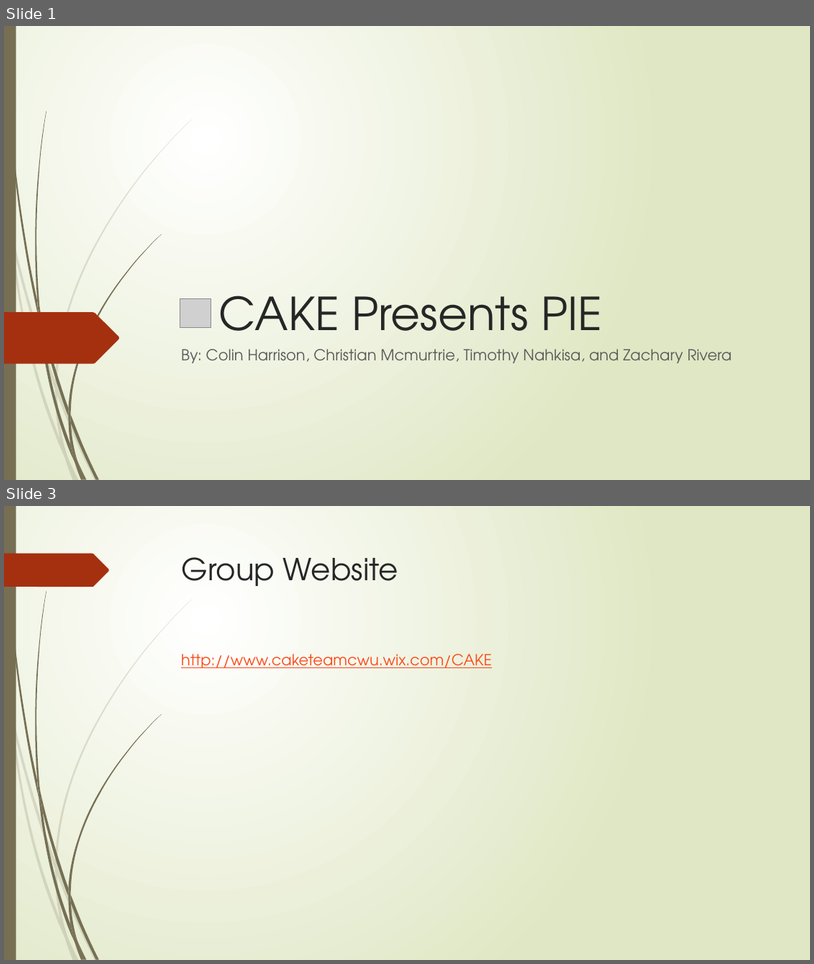
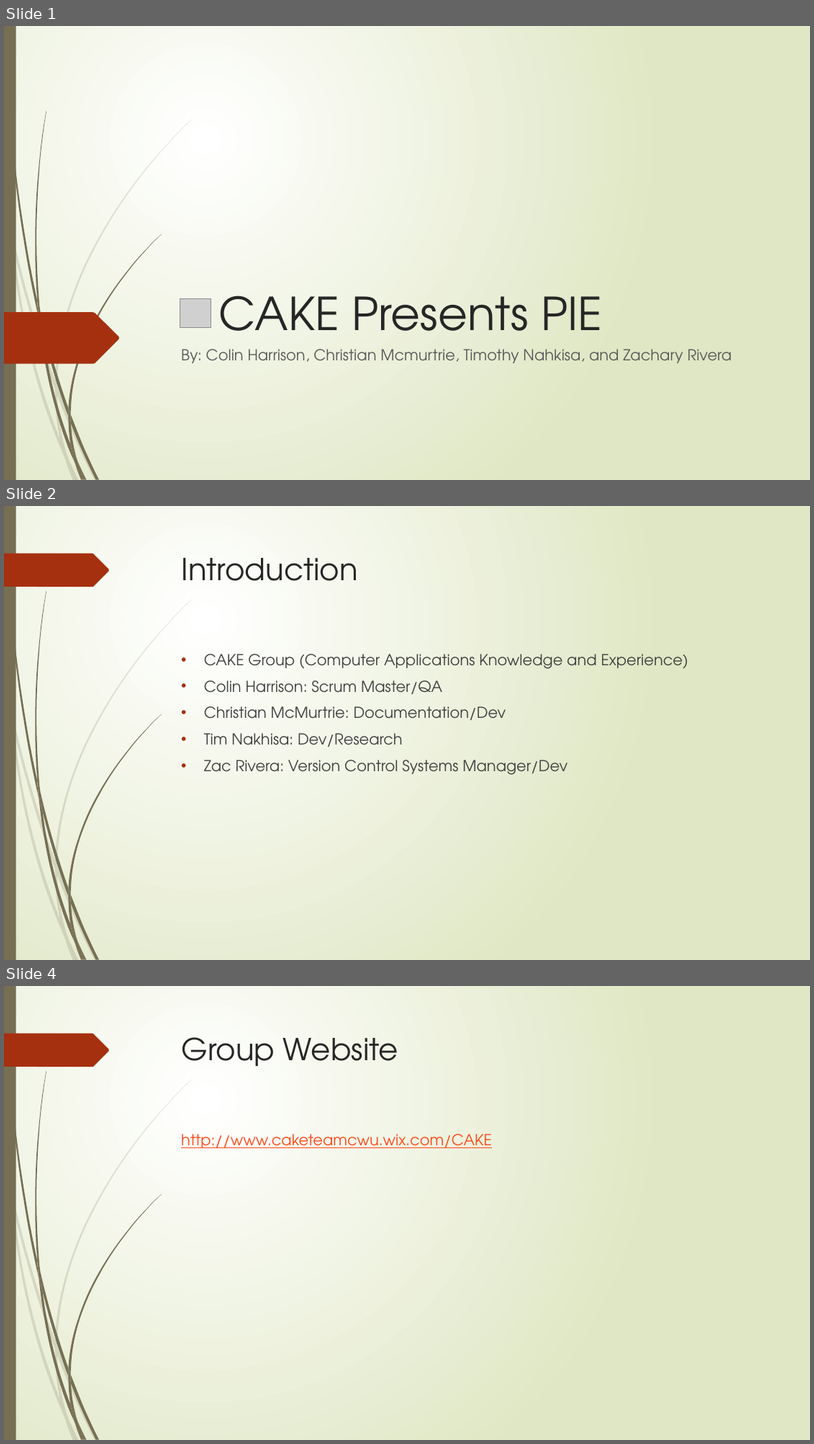
Before and after one commit to cs480GroupCAKE/PIEWebsite, a slide deck: Presentation/12.8.15 Presentation (Revised).pptx. Shown one above the other, each under a label of ours: slides 1 and 3 before the commit, slides 1, 2 and 4 after it; the slides between them are not shown. The pictures are 814x964 and 814x1444 pixels, drawn with LibreOffice and Linux fonts; fonts in the diff are those of the drawing; grey boxes stand for pictures. Boxes give left, top, right and bottom in pixels: in the first picture for what was removed or moved away, otherwise in the second. Text is boxed around its words. In the diff, an @@ line names an element or a change of style, - is before the commit and + after.

```diff
--- a/Presentation/12.8.15 Presentation (Revised).pptx
+++ b/Presentation/12.8.15 Presentation (Revised).pptx
@@ slide 2 added at bbox=[4, 506, 810, 960], background gradient #FFFFFF to #DFE8C4; not listed: 24 template elements that a slide beside it also shows @@
@@ title added at bbox=[182, 558, 358, 581], 36 pt, text #262626 @@
+Introduction
@@ text added at bbox=[204, 654, 689, 775], 18 pt, text #404040 @@
+• CAKE Group (Computer Applications Knowledge and Experience)
+• Colin Harrison: Scrum Master/QA
+• Christian McMurtrie: Documentation/Dev
+• Tim Nakhisa: Dev/Research
+• Zac Rivera: Version Control Systems Manager/Dev
@@ what was slide 3 is now slide 4 @@
```
Also in this commit, not shown: 1 slide changed.
